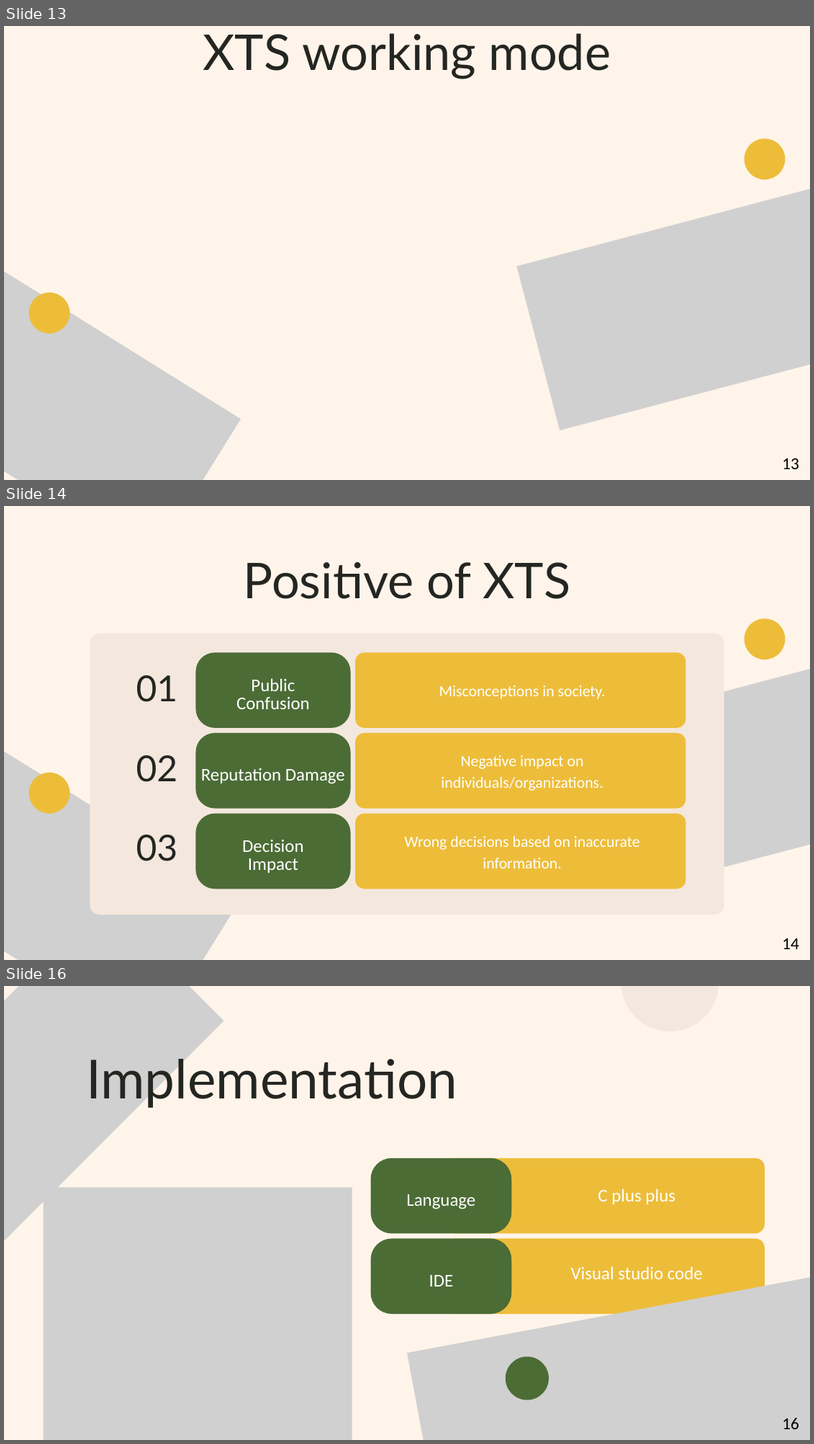
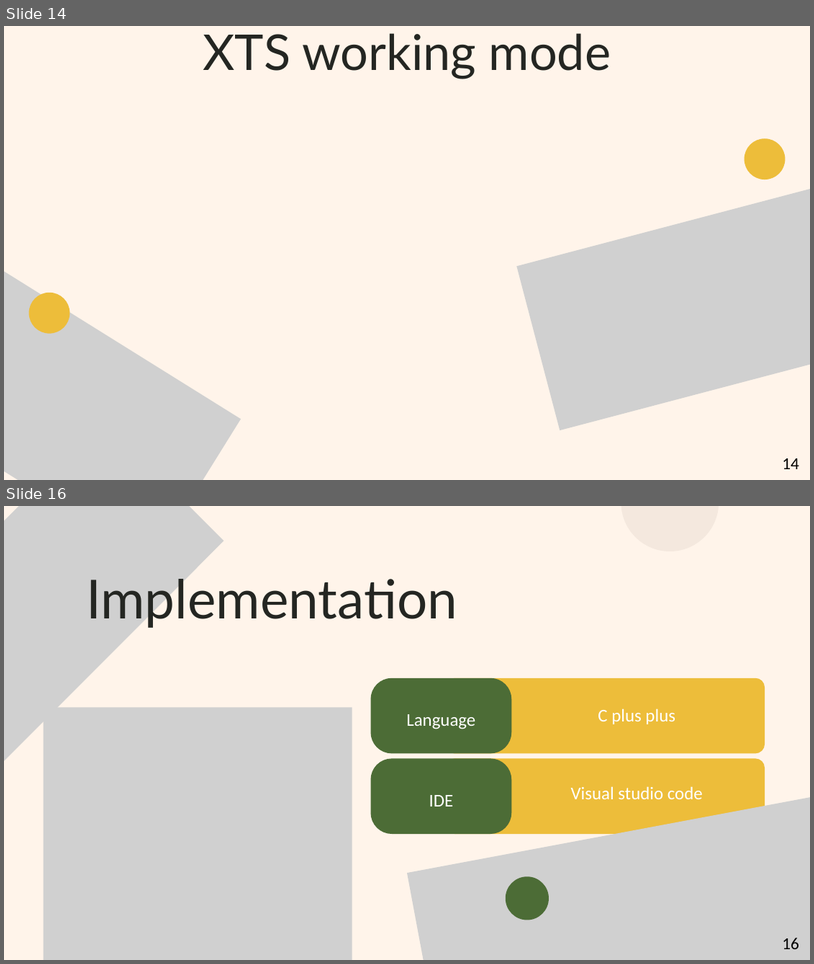
Before and after one commit to nokiddig/AES-XTS-Custom, a slide deck: Slide/Green and Yellow Illustration Digital Literacy Presentation.pptx. Shown one above the other, each under a label of ours: slides 13, 14 and 16 before the commit, slides 14 and 16 after it; the slides between them are not shown. The pictures are 814x1444 and 814x964 pixels, drawn with LibreOffice and Linux fonts; fonts in the diff are those of the drawing; grey boxes stand for pictures; background and template pictures are left out. Boxes give left, top, right and bottom in pixels: in the first picture for what was removed or moved away, otherwise in the second. Text is boxed around its words. In the diff, an @@ line names an element or a change of style, - is before the commit and + after.

```diff
--- a/Slide/Green and Yellow Illustration Digital Literacy Presentation.pptx
+++ b/Slide/Green and Yellow Illustration Digital Literacy Presentation.pptx
@@ slide 14 removed at (4,506,810,960), background #FFF4EA @@
@@ text removed at (244,562,571,599) @@
-Positive of XTS
@@ freeform shape removed at (90,633,725,914) @@
@@ picture removed at (517,631,810,910) @@
@@ freeform shape removed at (745,618,785,659) @@
@@ freeform shape removed at (196,652,351,728) @@
@@ freeform shape removed at (355,652,687,728) @@
@@ picture removed at (4,659,241,960) @@
@@ text removed at (136,675,178,702) @@
-01
@@ text removed at (237,678,310,709) @@
-Public
-Confusion
@@ text removed at (440,685,606,699) @@
-Misconceptions in society.
@@ freeform shape removed at (196,733,351,808) @@
@@ freeform shape removed at (355,733,687,808) @@
@@ text removed at (136,755,178,782) @@
-02
@@ text removed at (441,755,603,790) @@
-Negative impact on individuals/organizations.
@@ freeform shape removed at (29,772,70,813) @@
@@ text removed at (201,768,345,784) @@
-Reputation Damage
@@ freeform shape removed at (196,813,351,888) @@
@@ freeform shape removed at (355,813,687,888) @@
@@ text removed at (136,834,178,861) @@
-03
@@ text removed at (242,839,304,872) @@
-Decision
-Impact
@@ text removed at (404,836,640,868) @@
-Wrong decisions based on inaccurate information.
@@ page number removed at (782,938,800,949) @@
-14
@@ what was slide 13 is now slide 14 @@
@@ page number at (782,458,800,469): text changed @@
-13
+14
```
Also in this commit, not shown: 9 slides changed, 6 slides added, 3 other slides removed, 14 other files.
